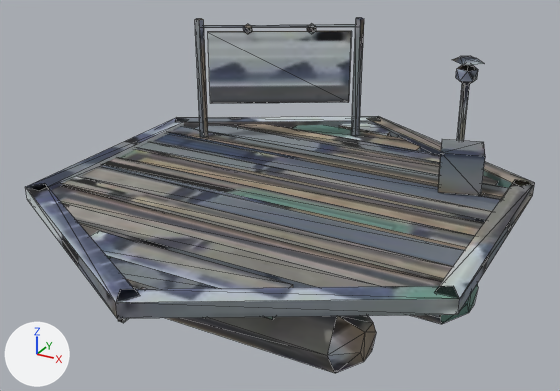
One commit to the glTF model client/public/city/raft-b-age20-lite.glb: the scene before it, then after it.
Both versions are drawn from a 50 mm camera at (1.248, -2.281, 1.479) aimed at (0.014, -0.038, 0.358). The axes (+X, +Y, +Z) are drawn at lower left. The lights are the same throughout. The picture after the commit comes second. Mesh edges are drawn as thin lines. Where no turn or scale is listed for an object, it has been applied to the vertices. Vertices at exactly the same position are counted once.

The first picture shows 'raft-b-age20-lite'.
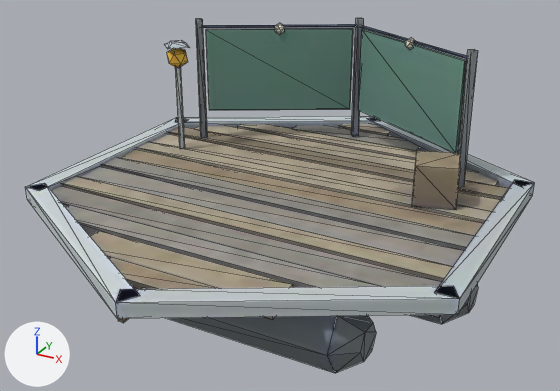
Boxes [x1, y1, x2, y2] around the edits, measured in the pictures (560 x 391 px; the box of a moved part takes in the faces that stretch with it):
part 1 of me_raft_b_age20_lite, moved or reshaped
    before: [457, 83, 470, 140]
    after: [458, 49, 478, 187]
part 2 of me_raft_b_age20_lite, moved or reshaped
    before: [208, 31, 352, 104]
    after: [358, 30, 467, 153]
part 3 of me_raft_b_age20_lite, moved or reshaped
    before: [307, 24, 316, 33]
    after: [405, 38, 416, 49]
part 4 of me_raft_b_age20_lite, moved or reshaped
    before: [453, 56, 484, 65]
    after: [175, 66, 185, 149]
part 5 of me_raft_b_age20_lite, added
    after: [167, 48, 188, 67]
part 6 of me_raft_b_age20_lite, deleted
    before: [438, 139, 485, 196]
part 7 of me_raft_b_age20_lite, moved or reshaped
    before: [195, 18, 478, 138]
    after: [164, 18, 467, 210]
part 8 of me_raft_b_age20_lite, surface changed (lighter)
    both: [25, 20, 535, 373]

What the commit changed:
me_raft_b_age20_lite is used by ob_raft_b_age20_lite; location (0.0, 0.0, 0.448).
me_raft_b_age20_lite had 330 vertices, 580 faces and spanned x -0.8..0.8, y -0.92..0.92, z -0.42..0.42.
me_raft_b_age20_lite now has 347 vertices, 604 faces and spans x -0.8..0.8, y -0.92..0.92, z -0.42..0.42.
me_raft_b_age20_lite part 1: the loose piece of 8 vertices spanning x 0.5..0.52, y 0.46..0.48, z -0.08..0.28 is scaled about its middle by (1.29, 1.29, 1.39), then moved by (0.05, -0.14, 0.07).
me_raft_b_age20_lite part 2: the loose piece of 8 vertices spanning x -0.54..-0.02, y 0.34..0.65, z 0.07..0.37 is scaled about its middle by (1.02, -1.02, 1.13), then moved by (0.56, 0.0, -0.01).
me_raft_b_age20_lite part 3: the loose piece of 12 vertices spanning x -0.19..-0.15, y 0.54..0.58, z 0.36..0.4 is moved by (0.45, -0.07, 0.0).
me_raft_b_age20_lite part 4: the loose piece of 8 vertices spanning x 0.45..0.57, y 0.41..0.53, z 0.35..0.36 is scaled about its middle by (0.28, 0.28, 22.5), then moved by (-1.07, -0.3, -0.25).
me_raft_b_age20_lite part 5: a new loose piece, an icosphere of 20 faces spanning x -0.6..-0.52, y 0.132..0.208, z 0.257..0.347, in mat_baked (picture img_image_0).
me_raft_b_age20_lite part 6: the loose piece of 8 vertices spanning x 0.47..0.65, y 0.24..0.42, z -0.08..0.07 is deleted.
Part 7, on me_raft_b_age20_lite:
18 vertices are removed from x -0.58..0.55, y 0.32..0.67, z -0.08..0.42.
62 faces are deleted.
20 vertices move from x -0.57..0.52, y 0.32..0.67, z -0.08..0.42 to x -0.58..0.61, y 0.08..0.66, z -0.08..0.42.
31 vertices are added at x -0.62..0.61, y 0.08..0.66, z -0.08..0.42.
78 new faces join them.
me_raft_b_age20_lite part 8: 452 kept faces spanning x -0.8..0.8, y -0.92..0.92, z -0.42..0.42 get new texture (UV) coordinates.
